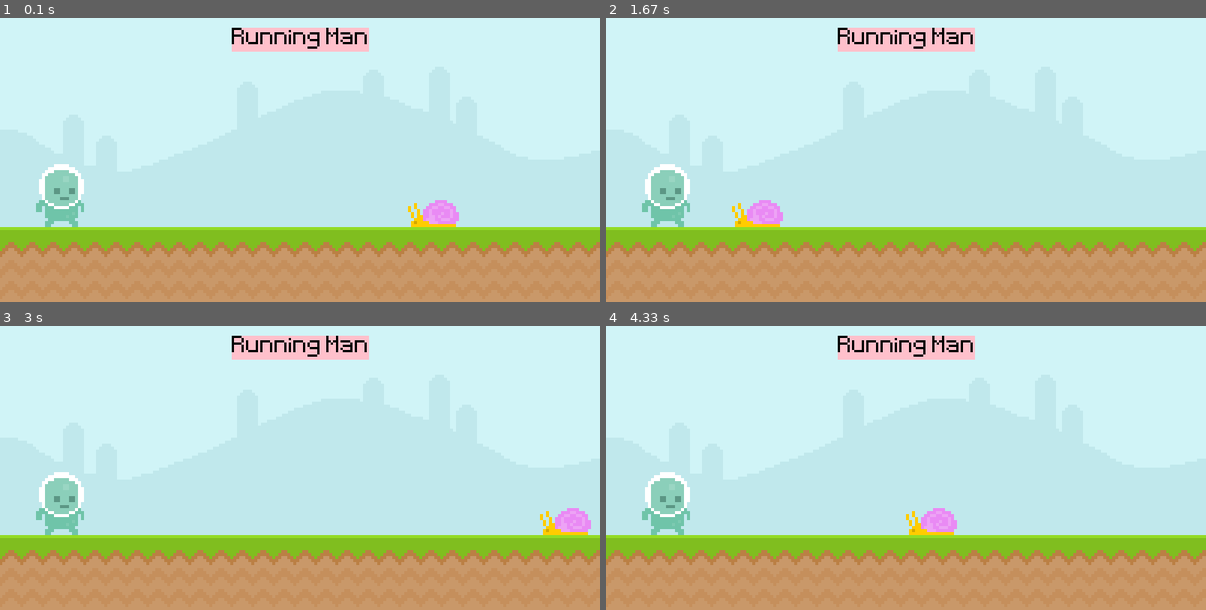
Above: before the commit, frames 1-4 (two rows, left to right).
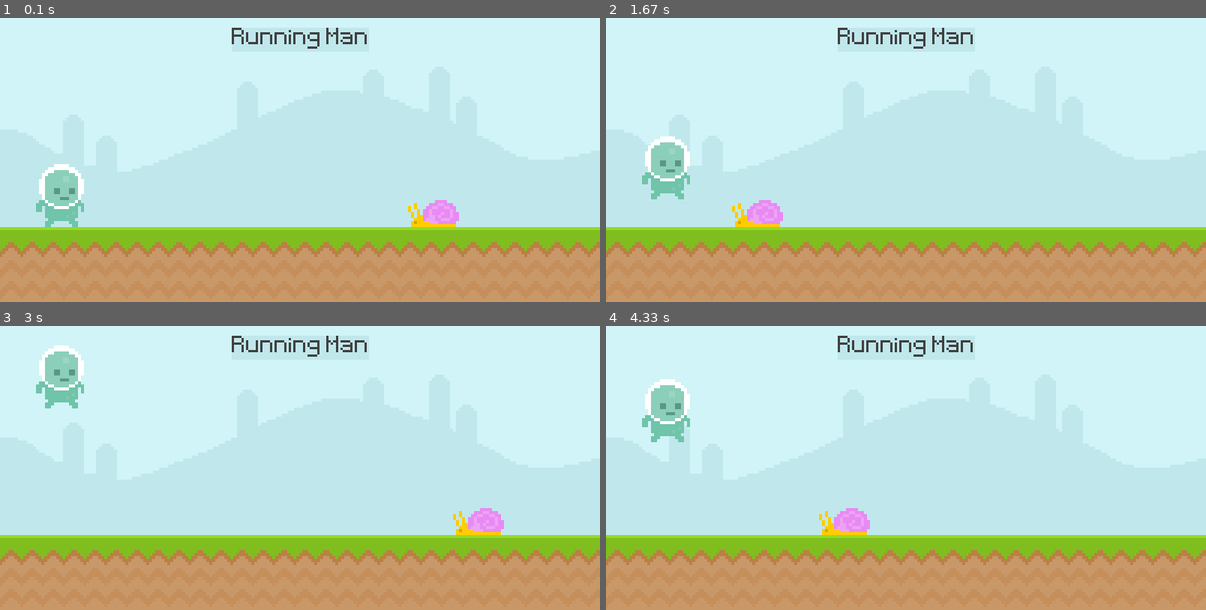
Above: after the commit, the same moments.

Repository: Clu-Codes/pygame
Game: pygame game, started from test.py
Same seed, same stepped clock (60 frames per second), same inputs: the game is played once before the commit and once after it.
Inputs (mouse positions are in pixels of both pictures, inside the frame that each line leads up to):
- Up to frame 1 (0.1 s): no input
- Up to frame 2 (1.67 s): click (666, 196) at 0.38 s; tap Space at 0.67 s; click (666, 182) at 1.05 s
- Up to frame 3 (3 s): click (312, 360) at 1.88 s; tap Space at 2.17, 2.57, 2.87 s
- Up to frame 4 (4.33 s): tap Space at 3.4, 3.7, 3.9, 4.2 s

The runs differ from the first frame. In frame 1, 1.9% of the frame differs, in the area x 38-62%, y 3-12%; in frame 2, 3.9%; in frame 3, 5.8%, in the area x 6-99%, y 3-74%; in frame 4, 5.8%.

Commit message:
add jump ability, snail collision with player to end game, restart game. Functioning game.

Diff:
--- a/test.py
+++ b/test.py
@@ -5,13 +5,14 @@
 screen = pygame.display.set_mode((800, 400))
 pygame.display.set_caption('First Game')
 clock = pygame.time.Clock()
+game_active = True
 
-test_font = pygame.font.Font('font/Pixeltype.ttf', 50)
+game_font = pygame.font.Font('font/Pixeltype.ttf', 50)
 
 sky_surface = pygame.image.load('graphics/Sky.png').convert() #converting the image to something more efficient for pygame.
 ground_surface = pygame.image.load('graphics/ground.png').convert()
 
-score_surface = test_font.render("Running Man", False, 'Black') #render takes three arguments: the text to display, whether you want anti-aliasing, and the color of the font
+score_surface = game_font.render("Running Man", False, (64,64,64)) #render takes three arguments: the text to display, whether you want anti-aliasing, and the color of the font
 score_rect = score_surface.get_rect(center = (400, 50))
 
 snail_surface = pygame.image.load('graphics/snail/snail1.png').convert_alpha() #convert_alpha to remove weird image frame around the snail
@@ -19,6 +20,7 @@
 
 player_surface = pygame.image.load('graphics/Player/player_walk_1.png').convert_alpha()
 player_rect = player_surface.get_rect(midbottom = (80, 300)) #takes a surface, then draws a rectangle around it and maps it to a location.
+player_gravity = 0
 
 while True:
     for event in pygame.event.get():
@@ -26,28 +28,52 @@
             pygame.quit()
             exit()
 
-    #blit stands for Block Image Transfer - fancy way of saying to put one surface on another surface. This is placing the test_surface that we've created onto the display screen we've created. The coordinates here are important. Unlike with a traditional x,y axis in math, the 0,0 coordinate represents the top left corner of the display screen (screen).
+        if game_active:
+            if event.type == pygame.MOUSEBUTTONDOWN:
+                if player_rect.collidepoint(event.pos) and player_rect.bottom == 300:
+                    player_gravity = -20
 
-    screen.blit(sky_surface, (0,0)) # The precedence of the blit function matters in terms of z-index. So, the ground_surface will sit on top of the sky_surface since it is called second.
-    screen.blit(ground_surface, (0, 300))
-    pygame.draw.rect(screen, 'Pink', score_rect) # uses the draw() method to draw a shape, in this instance, a rectangle.
-    pygame.draw.rect(screen, 'Pink', score_rect, 10) # duplicated the draw method to add some padding to the rectangle
-    screen.blit(score_surface, score_rect)
-    screen.blit(player_surface, player_rect)
-    screen.blit(snail_surface, snail_rect)
-    snail_rect.x -= 4 # How we are moving any rectangle in the game. In this instance, the snail is moving to the right 4 units 60 times a second
-    if snail_rect.right <= 0: snail_rect.x = 800 # conditional to control the flow of the snail encounter. Resets the snail after it runs off screen to create a continuous loop.
+            if event.type == pygame.KEYDOWN:
+                if event.key == pygame.K_SPACE and player_rect.bottom == 300: # records a player action using the keyword via the event loop.
+                    player_gravity = -20
+        else:
+
+            snail_rect.x = 800
+            if event.type == pygame.KEYDOWN and event.key == pygame.K_SPACE:
+                game_active = True
+
+    if game_active:
+
+        #blit stands for Block Image Transfer - fancy way of saying to put one surface on another surface. This is placing the test_surface that we've created onto the display screen we've created. The coordinates here are important. Unlike with a traditional x,y axis in math, the 0,0 coordinate represents the top left corner of the display screen (screen).
+        screen.blit(sky_surface, (0,0)) # The precedence of the blit function matters in terms of z-index. So, the ground_surface will sit on top of the sky_surface since it is called second.
+        screen.blit(ground_surface, (0, 300))
+        pygame.draw.rect(screen, '#c0e8ec', score_rect) # uses the draw() method to draw a shape, in this instance, a rectangle.
+        pygame.draw.rect(screen, '#c0e8ec', score_rect, 10) # duplicated the draw method to add some padding to the rectangle
+        screen.blit(score_surface, score_rect)
+
+        player_gravity += 1
+        player_rect.y += player_gravity
+        if player_rect.bottom >= 300: player_rect.bottom = 300
+        screen.blit(player_surface, player_rect)
+
+        screen.blit(snail_surface, snail_rect)
+        snail_rect.x -= 4 # How we are moving any rectangle in the game. In this instance, the snail is moving to the right 4 units 60 times a second
+        if snail_rect.right <= 0: snail_rect.x = 800 # conditional to control the flow of the snail encounter. Resets the snail after it runs off screen to create a continuous loop.
 
 
 
-    if player_rect.colliderect(snail_rect):
-        # print('ouch!')
-        pass
+        if player_rect.colliderect(snail_rect):
+            game_active = False
 
-    mouse_point = pygame.mouse.get_pos() # gets the coordinates of the mouse
-    if player_rect.collidepoint(mouse_point): # checks if the mouse's coordinates have collided with the player; collidepoint() method takes x,y arguments.
-        # print('collision!')
-        pass
+        mouse_point = pygame.mouse.get_pos() # gets the coordinates of the mouse
+        if player_rect.collidepoint(mouse_point): # checks if the mouse's coordinates have collided with the player; collidepoint() method takes x,y arguments.
+            # print('collision!')
+            pass
 
+        # keys = pygame.key.get_pressed() # This is the second way to record a player action via the keyboard. The first is in the event loop above.
+        # if keys[pygame.K_SPACE]:
+        #     print('jump')
+    # else:
+    #     pass
     pygame.display.update()
     clock.tick(60) #sets a cap on how often our while loop can iterate. This controls the framerate of our game
